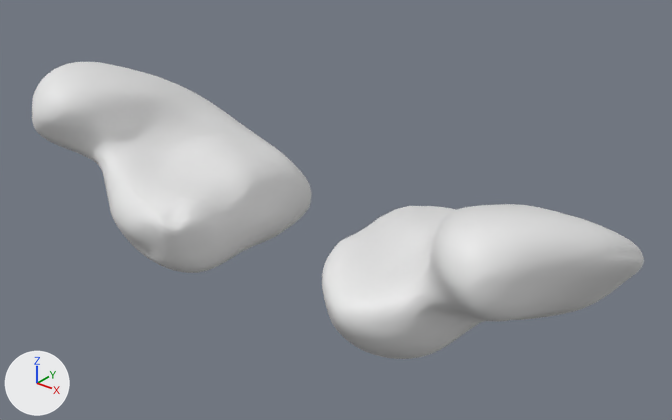
Two versions of the glTF model public/assets/skullbase-v3/pf_tonsil.glb, one commit apart.
Before and after are seen from a camera (50 mm lens) standing at (37.5, -19.3, -13.0) and looking at (-1.0, 28.8, -42.9). Arrows for +X, +Y and +Z are at lower left; the lights stay in place. The older version comes first. Both versions are drawn at full value of the shape key 'telovelar' of 'L'; the numbers are the values there.

Names of what the first picture shows: 'L', 'R'.
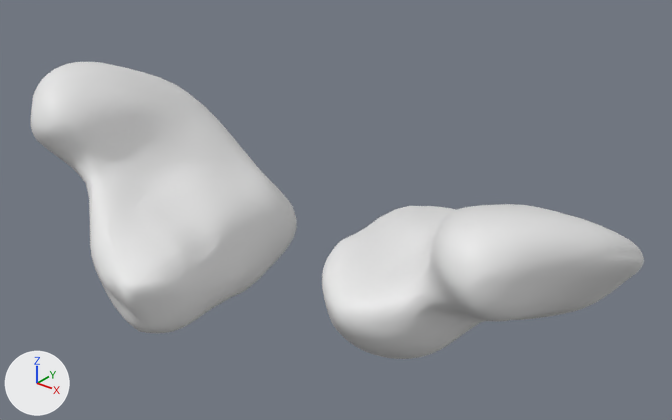
Location of each change, [x1, y1, x2, y2] in pixels of the pictures (672 x 420 px):
'L', reshaped, moved, rescaled (28% taller): before [32, 62, 312, 273]; after [30, 62, 297, 333]

The edits, one by one:
me_l is used by ob_l; location (-11.29, 26.72, -37.82); scale (13.4, 13.4, 13.4).
me_l had 1821 vertices, 3638 faces and spanned x -1.18..0.41, y -0.71..0.83, z -0.94..0.27.
me_l now has 1821 vertices, 3638 faces and spans x -0.86..0.28, y -0.4..0.8, z -0.81..0.2.
me_l part 1: 1821 of 1821 vertices moved; they spanned x -1.18..0.41, y -0.71..0.83, z -0.94..0.27 and now span x -0.86..0.28, y -0.4..0.8, z -0.81..0.2; mean shift (0.07, 0.21, 0.01).
Object 'L' (ob_l) moves from (-11.29, 26.72, -37.82) to (-11.07, 21.47, -37.82).
Object 'L' (ob_l) is rescaled from (13.4, 13.4, 13.4) to (18.7, 18.7, 18.7).
